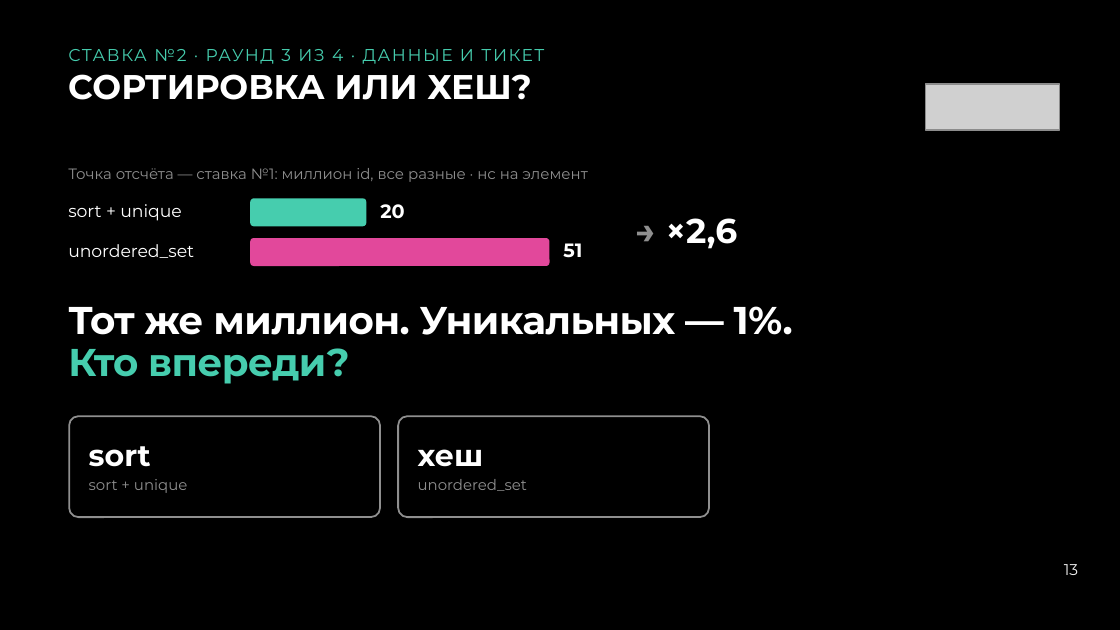
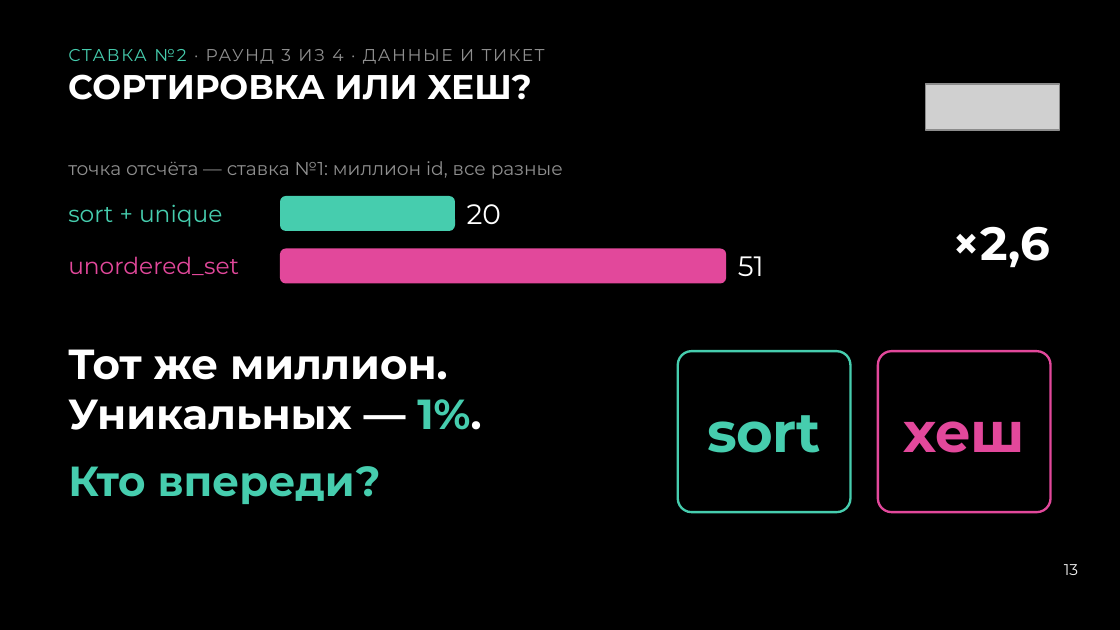
Before and after one commit to Neoron95/conference-hardfest-algorithms, a slide deck: slide 13 of prep/deck/hardfest2026_deck.pptx. Drawn at 1120x630 pixels with LibreOffice and Linux fonts; fonts in the diff are those of the drawing; grey boxes stand for pictures. Boxes give left, top, right and bottom in pixels: in the first picture for what was removed or moved away, otherwise in the second. Text is boxed around its words. In the diff, an @@ line names an element or a change of style, - is before the commit and + after.

```diff
--- a/prep/deck/hardfest2026_deck.pptx
+++ b/prep/deck/hardfest2026_deck.pptx
@@ text "СТАВКА №2 · РАУНД 3 ..." at [68, 49, 545, 64]: text colour #46CDAE to #8F8F8F in "· РАУНД 3 ИЗ 4 · ДАННЫЕ ..." @@
@@ text at [68, 161, 563, 179]: text changed; size 9.7 to 12 pt @@
-Точка отсчёта — ставка №1: миллион id, все разные · нс на элемент
+точка отсчёта — ставка №1: миллион id, все разные
@@ text "sort + unique" at [68, 204, 222, 227]: size 11 to 15 pt, text colour #FFFFFF to #46CDAE; line spacing 13.8pt to 27pt @@
@@ rounded rectangle: place and size @@
-rounded rectangle at [250, 198, 366, 226]
+rounded rectangle at [280, 196, 455, 231]
@@ rounded rectangle at [280, 196, 455, 231]: proportions changed @@
@@ text "20": place and size @@
-text "20" at [380, 204, 404, 219]
+text "20" at [467, 204, 501, 224]
@@ text "20" at [467, 204, 501, 224]: size 12.4 to 18 pt, bold off; line spacing 14.9pt to 27pt @@
@@ text "unordered_set" at [68, 256, 239, 275]: size 11 to 15 pt, text colour #FFFFFF to #E2489B; line spacing 13.8pt to 27pt @@
@@ text at [953, 226, 1050, 268]: text changed; size 22.1 to 30 pt @@
-→ ×2,6
+×2,6
@@ rounded rectangle at [280, 249, 726, 283]: proportions changed @@
@@ rounded rectangle: place and size @@
-rounded rectangle at [250, 237, 549, 265]
+rounded rectangle at [280, 249, 726, 283]
@@ text "51" at [738, 256, 764, 276]: size 12.4 to 18 pt, bold off; line spacing 14.9pt to 27pt @@
@@ text "51": place and size @@
-text "51" at [563, 243, 582, 258]
+text "51" at [738, 256, 764, 276]
@@ text at [68, 349, 481, 430]: text changed; size 24.8 to 27 pt @@
-Тот же миллион. Уникальных — 1%.
-Кто впереди?
+Тот же миллион.
+Уникальных — 1%.
@@ rounded rectangle added at [678, 352, 850, 513], fill #000000, outline #46CDAE 1.5 pt @@
@@ rounded rectangle added at [878, 352, 1051, 513], fill #000000, outline #E2489B 1.5 pt @@
@@ rounded rectangle removed at [69, 417, 381, 517] @@
@@ rounded rectangle removed at [398, 417, 709, 517] @@
@@ text "sort": place and size @@
-text "sort" at [89, 446, 151, 467]
+text "sort" at [707, 415, 821, 453]
@@ text "sort" at [707, 415, 821, 453]: size 19.3 to 36 pt, text colour #FFFFFF to #46CDAE, letter spacing 0 to -0.4 pt; alignment left to centre; line spacing 21.2pt to 37.8pt @@
@@ text "хеш": place and size @@
-text "хеш" at [418, 449, 484, 467]
+text "хеш" at [904, 421, 1025, 453]
@@ text "хеш" at [904, 421, 1025, 453]: size 19.3 to 36 pt, text colour #FFFFFF to #E2489B, letter spacing 0 to -0.4 pt; alignment left to centre; line spacing 21.2pt to 37.8pt @@
@@ text added at [68, 466, 381, 504], 27 pt, text #46CDAE, bold @@
+Кто впереди?
@@ text removed at [89, 479, 187, 493] @@
-sort + unique
@@ text removed at [418, 479, 527, 491] @@
-unordered_set
```
Also in this commit, not shown: 45 other slides changed, 1 slide added, 1 slide removed, 3 other files.
